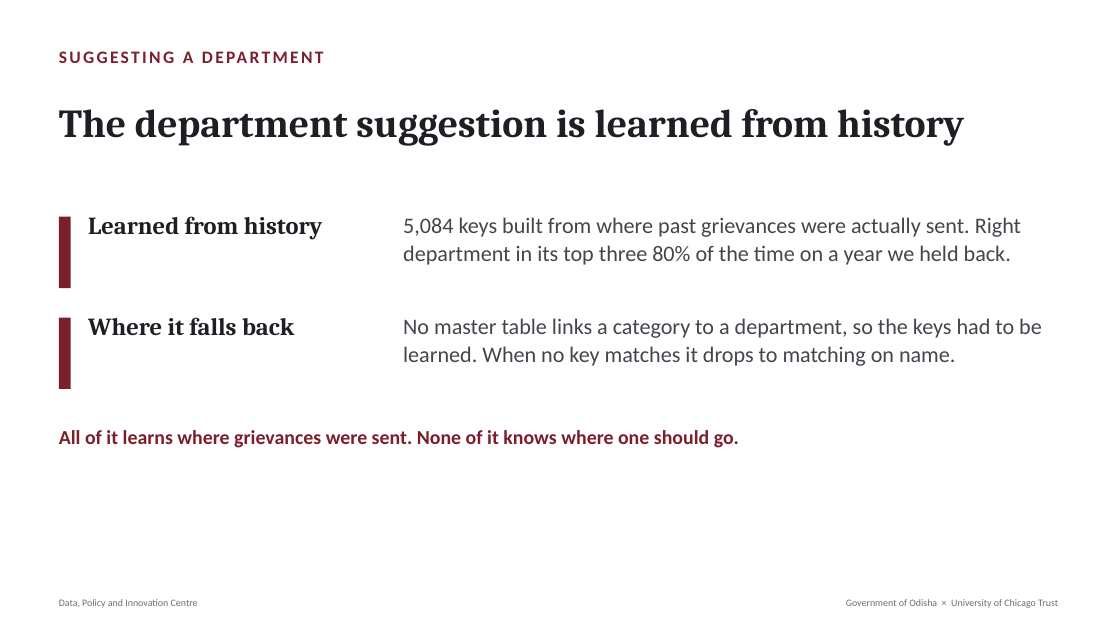
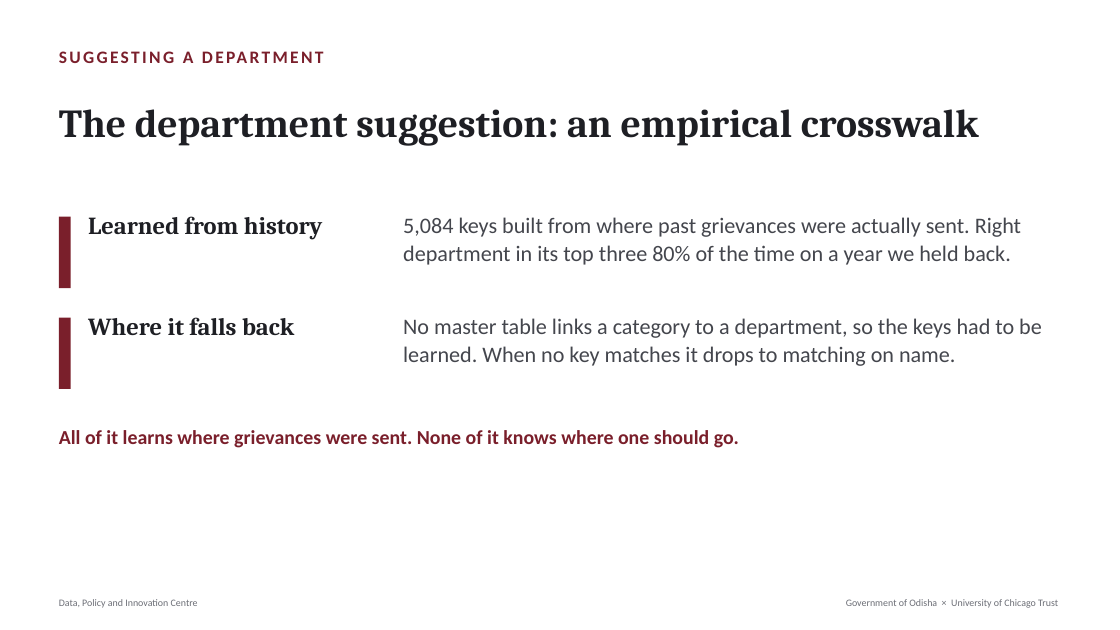
Before and after one commit to Data-Policy-and-Innovation-Centre/janasunani, a slide deck: slide 5 of docs/presentations/2026-08-24-timing-quality/Janasunani_2.0_Timing_and_Quality.pptx. Drawn at 1120x630 pixels with LibreOffice and Linux fonts; fonts in the diff are those of the drawing. Boxes give left, top, right and bottom in pixels: in the first picture for what was removed or moved away, otherwise in the second. Text is boxed around its words. In the diff, an @@ line names an element or a change of style, - is before the commit and + after.

```diff
--- a/docs/presentations/2026-08-24-timing-quality/Janasunani_2.0_Timing_and_Quality.pptx
+++ b/docs/presentations/2026-08-24-timing-quality/Janasunani_2.0_Timing_and_Quality.pptx
@@ text at [59,109,979,146]: text changed @@
-The department suggestion is learned from history
+The department suggestion: an empirical crosswalk
```
Also in this commit, not shown: 7 other slides changed, 4 other files.
